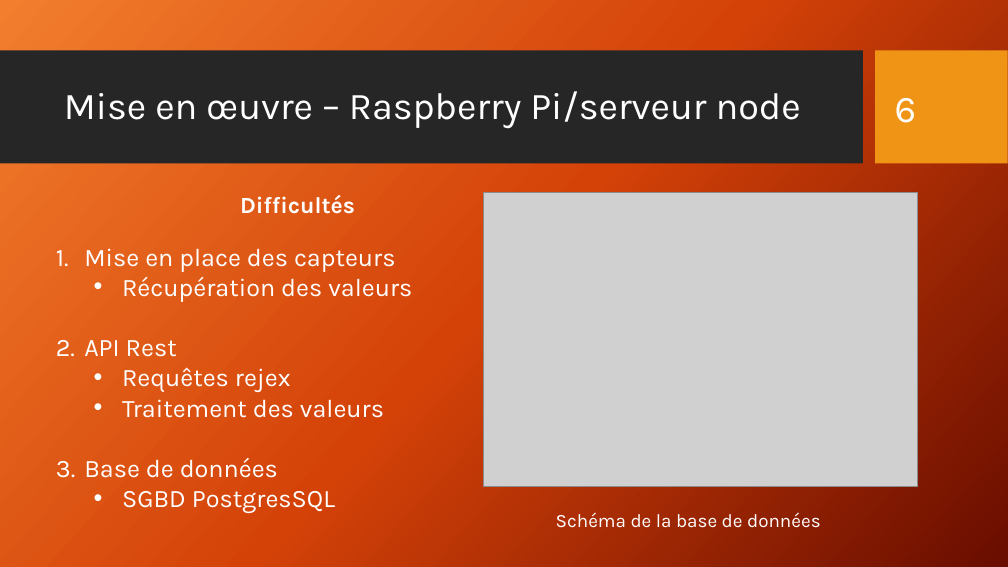
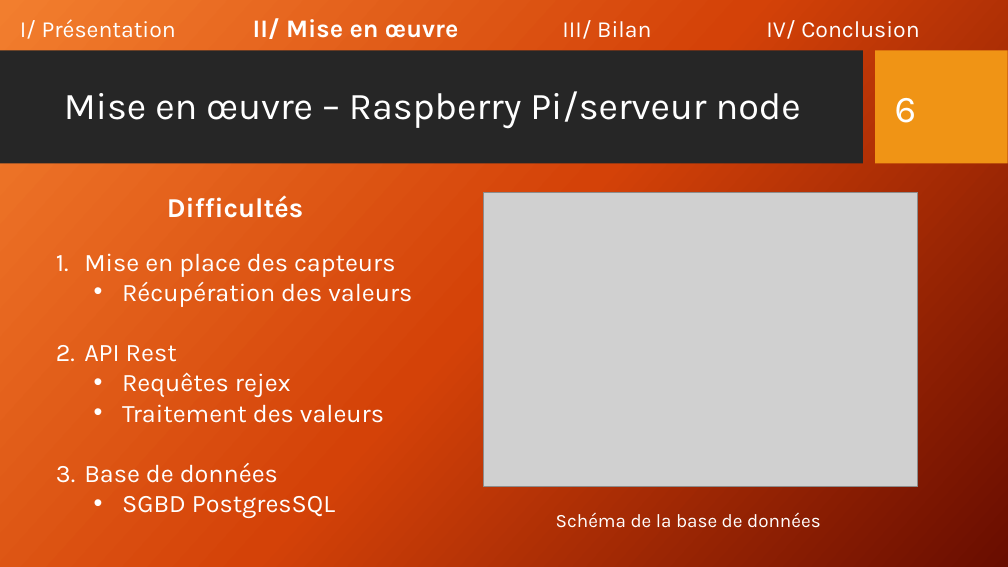
Before and after one commit to zaturgo/MarinaConnect, a slide deck: slide 6 of Documentation/Présentation_ptut_s4.pptx. Drawn at 1008x567 pixels with LibreOffice and Linux fonts; fonts in the diff are those of the drawing; grey boxes stand for pictures; background and template pictures are left out. Boxes give left, top, right and bottom in pixels: in the first picture for what was removed or moved away, otherwise in the second. Text is boxed around its words. In the diff, an @@ line names an element or a change of style, - is before the commit and + after.

```diff
--- a/Documentation/Présentation_ptut_s4.pptx
+++ b/Documentation/Présentation_ptut_s4.pptx
@@ text added at (20,18,919,39), 22 pt, text #FFFFFF @@
+I/ Présentation II/ Mise en œuvre III/ Bilan IV/ Conclusion
@@ text at (167,195,303,218): size 22 to 26 pt in "Difficultés" @@
```
Also in this commit, not shown: 9 other slides changed.
